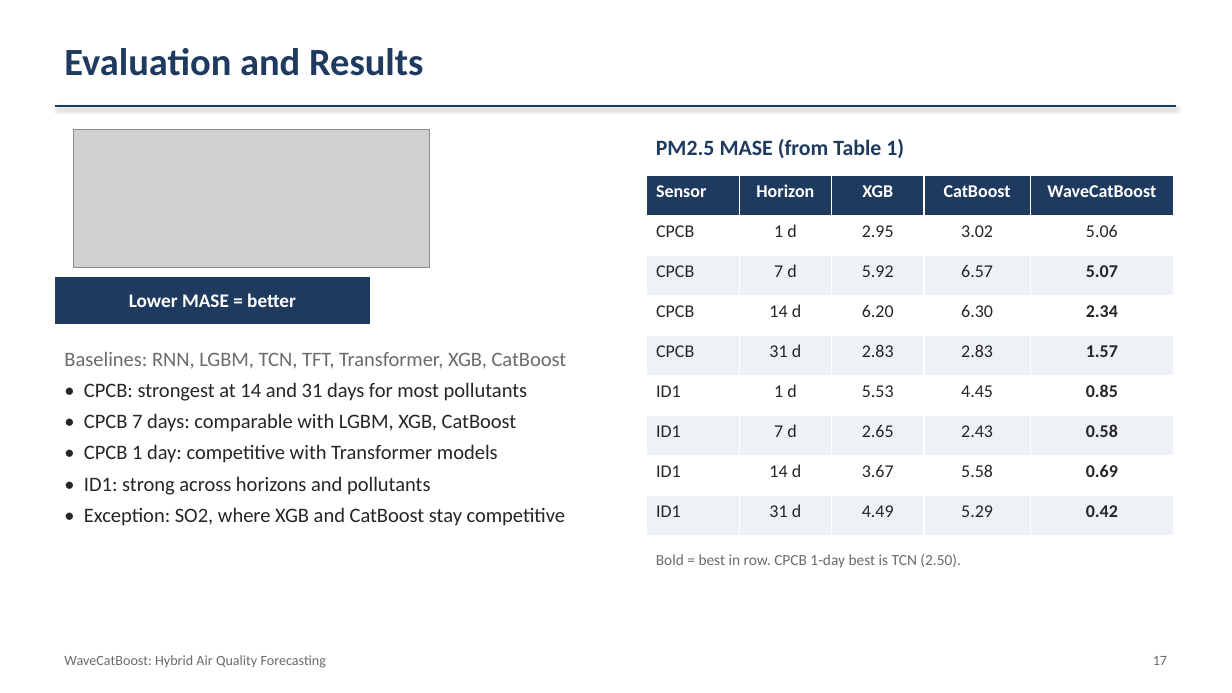
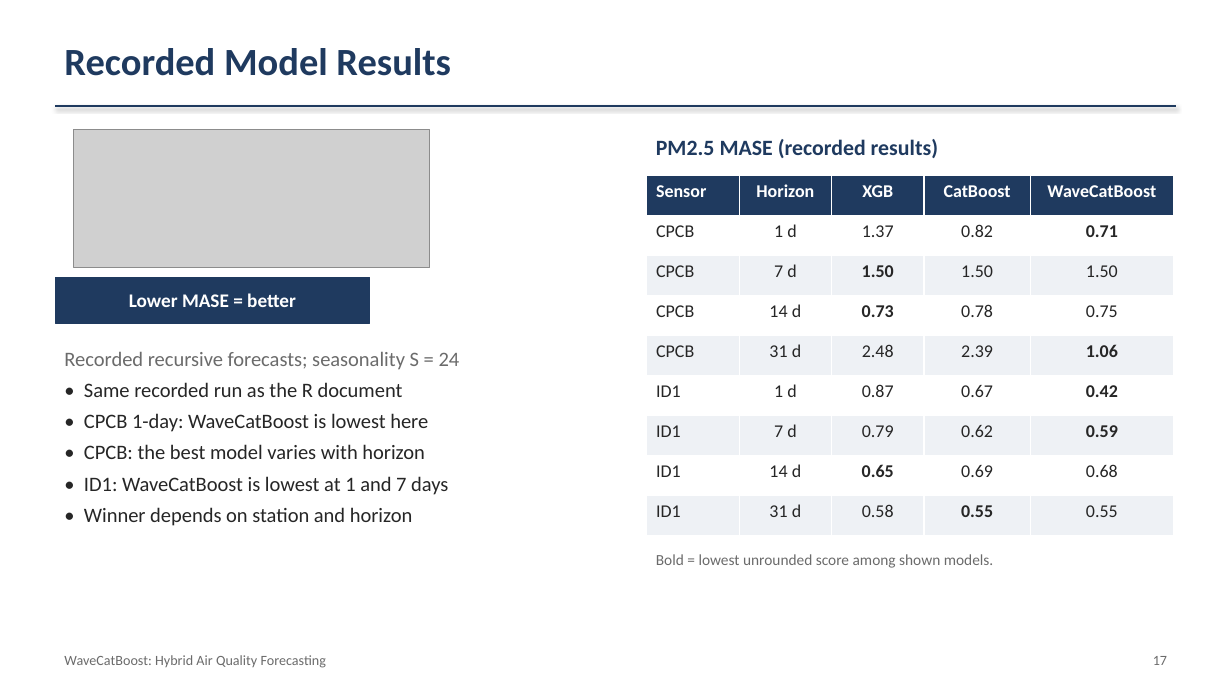
Before and after one commit to charan-435/Forecasting-Air-Quality-Data, a slide deck: slide 18 of ATSA_Presentation.pptx. Drawn at 1232x693 pixels with LibreOffice and Linux fonts; fonts in the diff are those of the drawing; grey boxes stand for pictures. Boxes give left, top, right and bottom in pixels: in the first picture for what was removed or moved away, otherwise in the second. Text is boxed around its words. In the diff, an @@ line names an element or a change of style, - is before the commit and + after.

```diff
--- a/ATSA_Presentation.pptx
+++ b/ATSA_Presentation.pptx
@@ text at (64, 48, 451, 76): text changed @@
-Evaluation and Results
+Recorded Model Results
@@ text at (656, 139, 938, 158): text changed @@
-PM2.5 MASE (from Table 1)
+PM2.5 MASE (recorded results)
@@ table at (647, 176, 1174, 536) @@
-row 2: CPCB | 1 d | 2.95 | 3.02 | 5.06
+row 2: CPCB | 1 d | 1.37 | 0.82 | 0.71
-row 3: CPCB | 7 d | 5.92 | 6.57 | 5.07
+row 3: CPCB | 7 d | 1.50 | 1.50 | 1.50
-row 4: CPCB | 14 d | 6.20 | 6.30 | 2.34
+row 4: CPCB | 14 d | 0.73 | 0.78 | 0.75
-row 5: CPCB | 31 d | 2.83 | 2.83 | 1.57
+row 5: CPCB | 31 d | 2.48 | 2.39 | 1.06
-row 6: ID1 | 1 d | 5.53 | 4.45 | 0.85
+row 6: ID1 | 1 d | 0.87 | 0.67 | 0.42
-row 7: ID1 | 7 d | 2.65 | 2.43 | 0.58
+row 7: ID1 | 7 d | 0.79 | 0.62 | 0.59
-row 8: ID1 | 14 d | 3.67 | 5.58 | 0.69
+row 8: ID1 | 14 d | 0.65 | 0.69 | 0.68
-row 9: ID1 | 31 d | 4.49 | 5.29 | 0.42
+row 9: ID1 | 31 d | 0.58 | 0.55 | 0.55
@@ text at (64, 352, 460, 526): text changed @@
-Baselines: RNN, LGBM, TCN, TFT, Transformer, XGB, CatBoost
-• CPCB: strongest at 14 and 31 days for most pollutants
-• CPCB 7 days: comparable with LGBM, XGB, CatBoost
-• CPCB 1 day: competitive with Transformer models
-• ID1: strong across horizons and pollutants
-• Exception: SO2, where XGB and CatBoost stay competitive
+Recorded recursive forecasts; seasonality S = 24
+• Same recorded run as the R document
+• CPCB 1-day: WaveCatBoost is lowest here
+• CPCB: the best model varies with horizon
+• ID1: WaveCatBoost is lowest at 1 and 7 days
+• Winner depends on station and horizon
@@ text at (656, 554, 994, 568): text changed @@
-Bold = best in row. CPCB 1-day best is TCN (2.50).
+Bold = lowest unrounded score among shown models.
```
Also in this commit, not shown: 17 other files.
